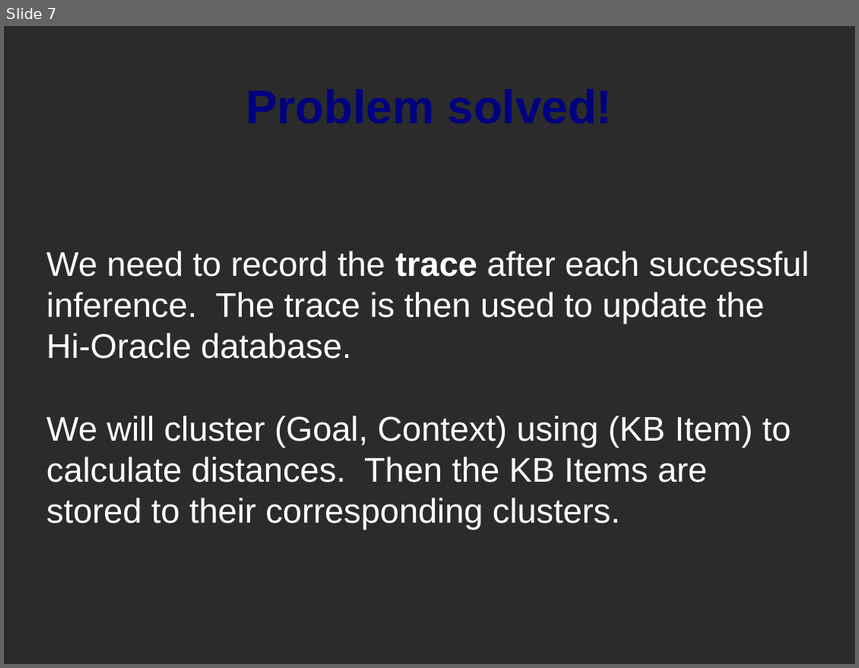
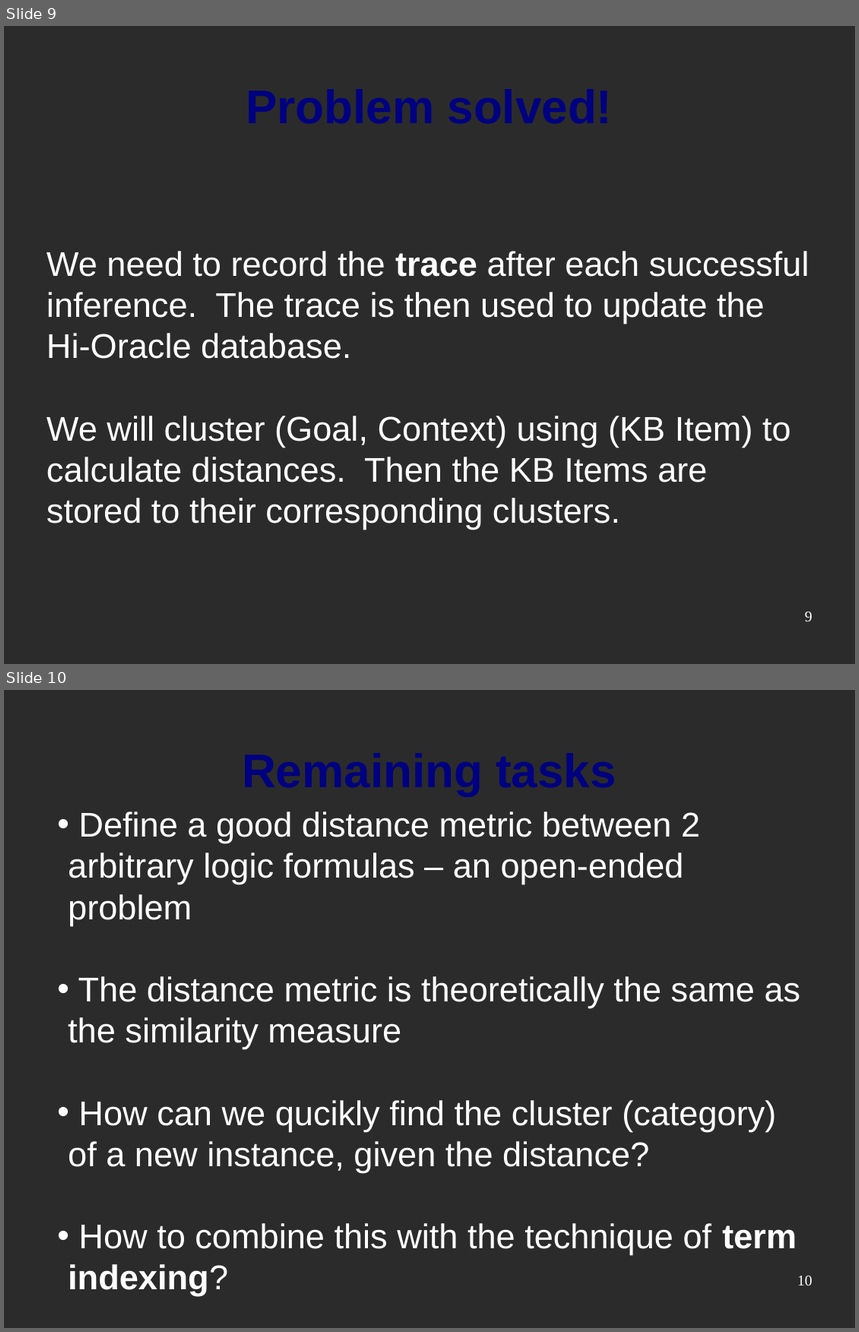
Before and after one commit to srvarey/genifer, a slide deck: slides/Genifer - oracle.odp. Shown one above the other, each under a label of ours: slide 7 before the commit, slides 9 and 10 after it. The pictures are 859x668 and 859x1332 pixels, drawn with LibreOffice and Linux fonts; fonts in the diff are those of the drawing; background and template pictures are left out; a plain dark background stands for a picture behind light text. Boxes give left, top, right and bottom in pixels: in the first picture for what was removed or moved away, otherwise in the second. Text is boxed around its words. In the diff, an @@ line names an element or a change of style, - is before the commit and + after.

```diff
--- a/slides/Genifer - oracle.odp
+++ b/slides/Genifer - oracle.odp
@@ slide 10 added at <box>4,690,855,1328</box>, background picture (left out) @@
@@ title added at <box>47,720,813,818</box>, 44 pt, text #000080, bold @@
+Remaining tasks
@@ subtitle added at <box>68,812,801,1296</box>, 32 pt, text #FFFFFF @@
+• Define a good distance metric between 2 arbitrary logic formulas – an open-ended problem
+• The distance metric is theoretically the same as the similarity measure
+• How can we qucikly find the cluster (category) of a new instance, given the distance?
+• How to combine this with the technique of term indexing?
@@ page number added at <box>797,1276,813,1286</box>, 14 pt, text #FFFFFF @@
+10
@@ what was slide 7 is now slide 9 @@
@@ slide 9 changed as well @@
@@ page number added at <box>805,612,813,622</box>, 14 pt, text #FFFFFF @@
+9
```
Also in this commit, not shown: 6 other slides changed, 2 other slides added, 8 other files.
